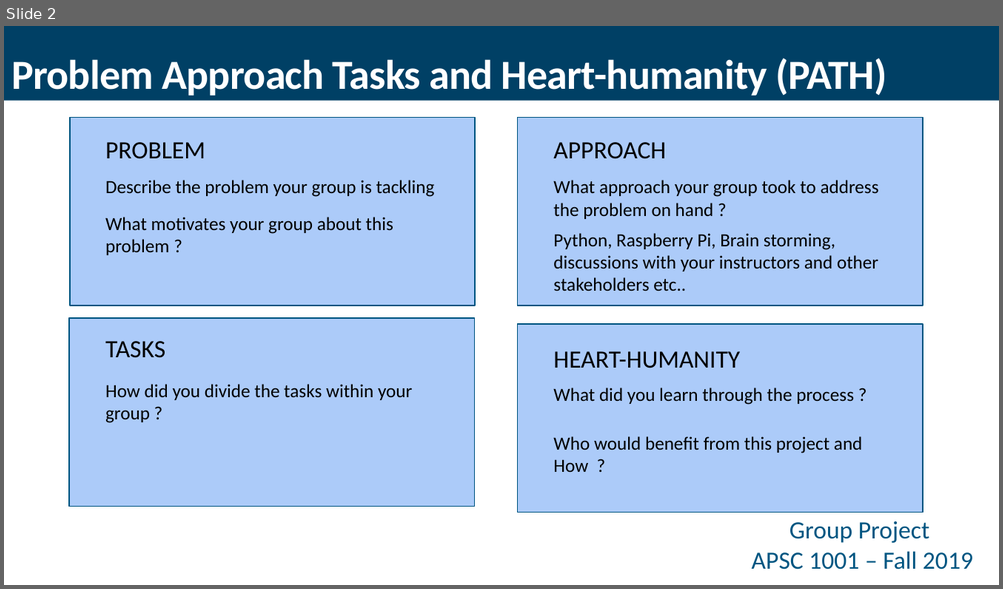
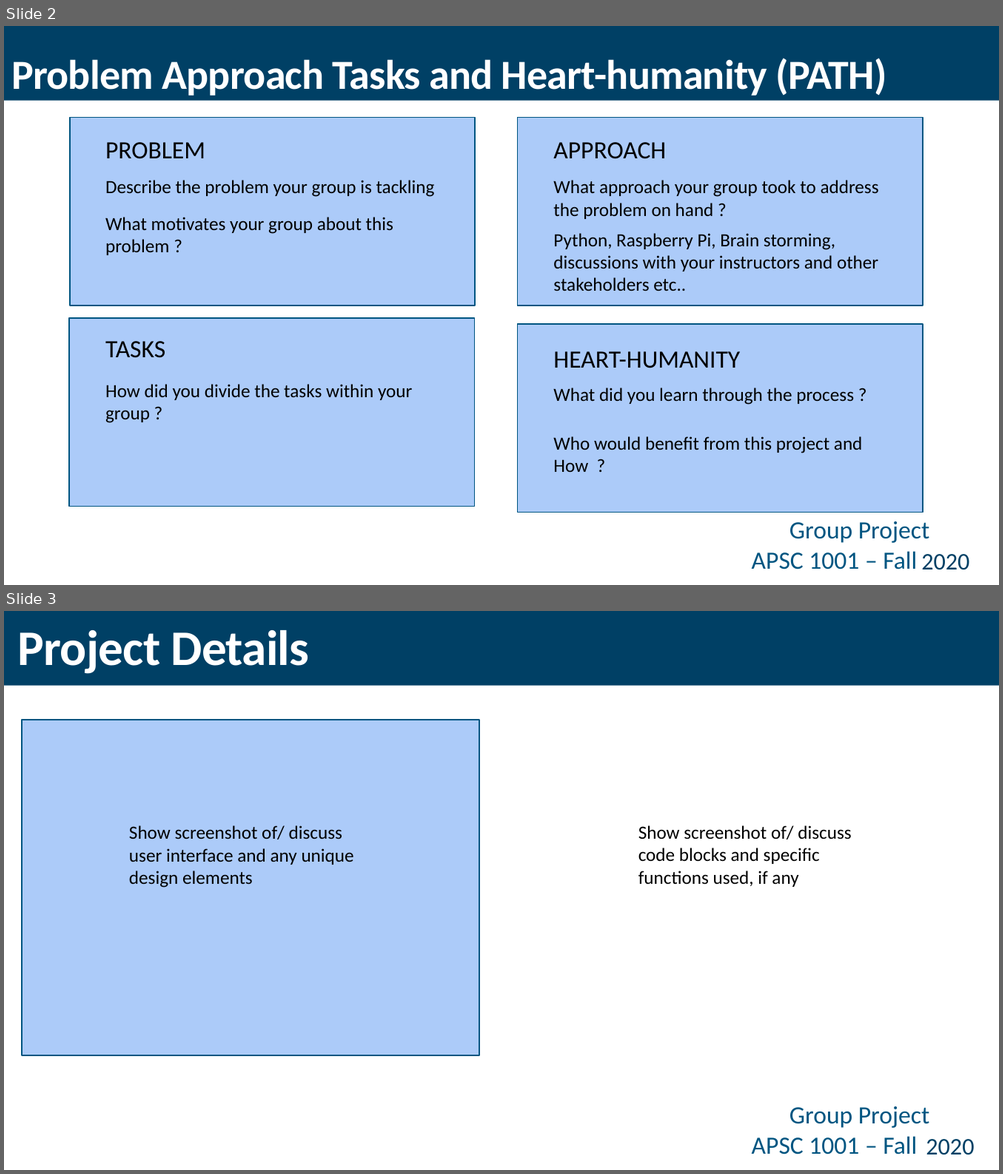
Before and after one commit to GWU-APSC1001/gwu-apsc1001.github.io, a slide deck: files/Final_Project_APSC1.pptx. Shown one above the other, each under a label of ours: slide 2 before the commit, slides 2 and 3 after it. The pictures are 1003x589 and 1003x1174 pixels, drawn with LibreOffice and Linux fonts; fonts in the diff are those of the drawing; background and template pictures are left out. Boxes give left, top, right and bottom in pixels: in the first picture for what was removed or moved away, otherwise in the second. Text is boxed around its words. In the diff, an @@ line names an element or a change of style, - is before the commit and + after.

```diff
--- a/files/Final_Project_APSC1.pptx
+++ b/files/Final_Project_APSC1.pptx
@@ slide 3 added at <box>4,611,999,1170</box>, background #FFFFFF; not listed: 2 template elements that a slide beside it also shows @@
@@ title added at <box>18,630,309,674</box>, 48 pt, text #FFFFFF, bold @@
+Project Details
@@ rectangle added at <box>22,720,479,1056</box>, fill #ACCBF9, outline #005581 1.25 pt @@
@@ text added at <box>129,826,354,888</box>, 18 pt, text #000000 @@
+Show screenshot of/ discuss user interface and any unique design elements
@@ text added at <box>638,826,851,887</box>, 18 pt, text #000000 @@
+Show screenshot of/ discuss code blocks and specific functions used, if any
@@ rectangle added at <box>921,1131,987,1167</box>, fill #FFFFFF, outline #FFFFFF 1.25 pt @@
@@ text added at <box>925,1139,973,1156</box>, 23 pt, text #004065 @@
+2020
@@ slide 2 changed as well @@
@@ text added at <box>921,554,969,571</box>, 23 pt, text #004065 @@
+2020
@@ rectangle added at <box>922,551,977,572</box>, fill #FFFFFF @@
```
Also in this commit, not shown: 2 other slides changed.
